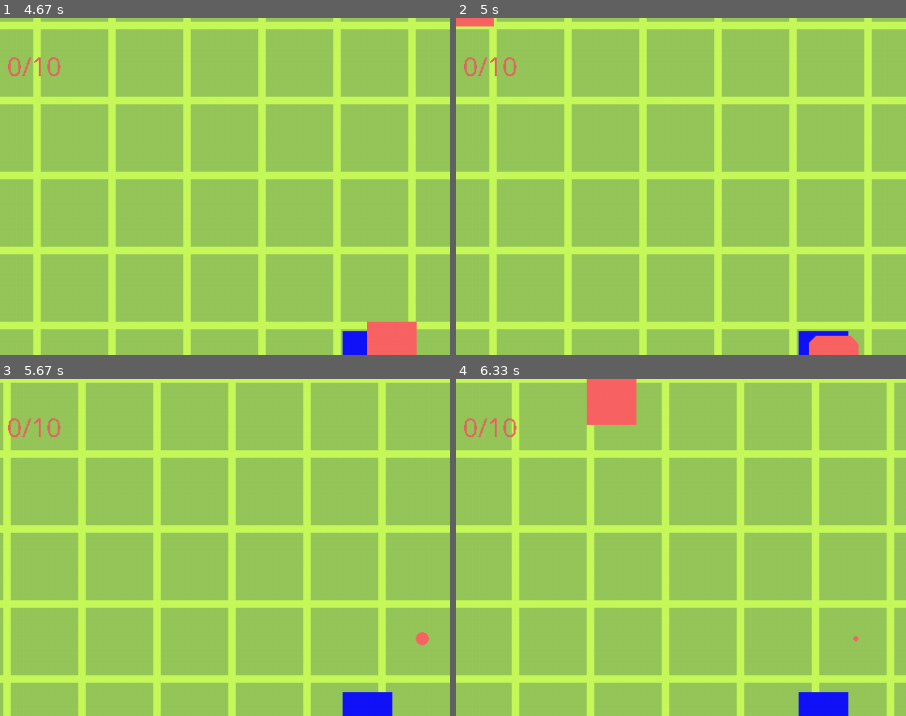
Above: before the commit, frames 1-4 (two rows, left to right).
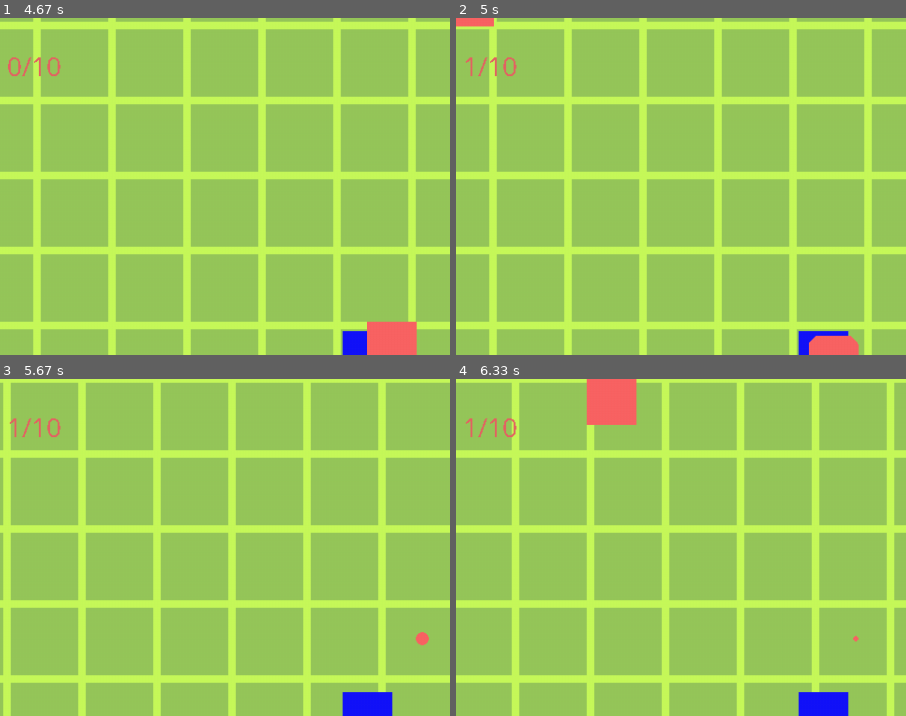
Above: after the commit, the same moments.

Repository: Hariokl/Pygame-2023
Game: pygame game, started from main.py
The game is run twice, just before and just after one commit, with the same random seed, the same clock (stepped at 60 frames per second) and the same inputs.
Inputs (mouse positions are % of the whole screen's width and height, from its top left):
- Up to frame 1 (4.67 s): hold D 0.33-0.8 s; click (46, 54) at 0.88 s; hold W 1.17-1.47 s; move the mouse to (82, 47) at 1.2 s; hold D 1.5-1.97 s; hold A 2-2.53 s; hold S 2.57-2.87 s; hold A 2.9-3.3 s; hold W 3.33-3.7 s; hold D 3.73-4.37 s; click (62, 59) at 4.45 s
- Up to frame 2 (5 s): click (24, 13) at 4.78 s
- Up to frame 3 (5.67 s): hold S 5.07-5.43 s; hold A from 5.47 s (still down)
- Up to frame 4 (6.33 s): release A at 5.93 s; hold D from 5.97 s (still down)
The pictures show only the part of the screen within x 9-59%, y 0-50%; the shares and areas given below are measured in that part.

Frame 1 is identical in both runs. In frame 2, less than 0.1% of the frame differs, in the area x 1-5%, y 11-18%; in frame 3, less than 0.1%; in frame 4, less than 0.1%.

Commit message:
Solved some minor problems

Diff:
--- a/draw_gui.py
+++ b/draw_gui.py
@@ -50,6 +50,8 @@
 
 
 
+
+
 #
 # def gradient_rect(window, left_colour, right_colour, target_rect):
 #     """ Draw a horizontal-gradient filled rectangle covering <target_rect> """
--- a/enemy.py
+++ b/enemy.py
@@ -1,5 +1,6 @@
 import A_star
 import effects
+import player
 import settings as st
 import pygame as pg
 
@@ -36,9 +37,12 @@
         self.exp = 100
         self.hp = hp
         self.max_hp = hp
+        self.damage_countdown = 1
+        self.damage = 1
 
         self.spawn_stop = False
         self.die_stop = None
+        self.is_alive = True
         self.way = None
         self.last_way = None
         self.player_was_at = None
@@ -75,6 +79,12 @@
         # update the position
         self.rect.center = st.positions[self.i]
 
+        self.damage_countdown = max(self.damage_countdown - st.TICK, 0)
+        if self.damage_countdown == 0:
+            if self.rect.colliderect(player.Player.players[0].rect):
+                player.Player.players[0].take_damage(self.damage)
+                self.damage_countdown = 1
+
     def get_stronger(self):
         if self.level == self.max_level:
             return
@@ -102,8 +112,11 @@
             return
         self.hp -= dmg
         if self.hp <= 0:
+            self.is_alive = False
             self.die_stop = False
             self.time = 0
+            Enemy.number_of_enemies -= 1
+            Enemy.number_of_killed += 1
 
     def destroy(self):
         # need to change this
@@ -113,8 +126,6 @@
         st.positions[self.i] = st.positions[0]
         st.all_sprites.remove(self)
         st.enemies_rects.remove(self)
-        Enemy.number_of_enemies -= 1
-        Enemy.number_of_killed += 1
         self.kill()
 
     def new_move(self):
--- a/player.py
+++ b/player.py
@@ -1,3 +1,4 @@
+import numpy as np
 import pygame as pg
 
 import settings as st
@@ -10,7 +11,8 @@
     def __init__(self):
         pg.sprite.Sprite.__init__(self)
         self.image = pg.Surface((st.TILES_WH // 1.5, st.TILES_WH // 1.5))
-        self.image.fill((20, 20, 250))
+        self.color = np.array((20, 20, 250))
+        self.image.fill(self.color)
 
         # treeImage = pg.image.load("images/therock.png")
         # treeImage = pg.transform.scale(treeImage, (st.TILES_WH // 1.5, st.TILES_WH // 1.5))
@@ -20,19 +22,41 @@
         self.rect.center = st.WIDTH // 2, st.HEIGHT // 2
 
         self.weapon = Weapon()
+        self.max_hp = 10
+        self.hp = self.max_hp
 
         self.running = 0, 0
         self.shoot_bool = False
+        self.is_alive = True
+        self.take_damage_countdown = 1
 
         st.all_sprites.add(self)
         Player.players.append(self)
 
     def update(self):
+        self.take_damage_countdown = max(self.take_damage_countdown - st.TICK * 5, 0)
         self.weapon.update()
+
+    def check_health(self):
+        dh = max(self.hp / self.max_hp, 0.1)
+        clr = np.array([(1-dh)*200, 0, -(1-dh)*200])
+        pg.draw.rect(self.image, clr+self.color, (0, 0, *self.rect.size), self.rect.width // 10)
+        pos = self.rect.center
+        self.rect = self.image.get_rect()
+        self.rect.center = pos
+
+    def take_damage(self, dmg):
+        if self.take_damage_countdown:
+            return
+
+        self.hp = max(self.hp - dmg, 0)
+        self.check_health()
+        if self.hp == 0:
+            self.is_alive = False
 
     def move(self, x, y):
         # preparations
-        v = max(st.TILES_WH * 3 // st.FPS, 1)
+        v = max(st.TILES_WH * 3 * st.TICK, 1)
         offset = st.TILES_WH // 10 // 1.5
         x, y = -x, -y
 
--- a/projectile.py
+++ b/projectile.py
@@ -56,9 +56,10 @@
         # look for collision with enemy, if there is then the enemy must be damaged >:D
         for enemy in st.enemies_rects:
             if self.rect.colliderect(enemy.rect):
-                self.destroy()
-                enemy.take_damage(self.damage)
-                break
+                if enemy.is_alive:
+                    enemy.take_damage(self.damage)
+                    self.destroy()
+                    break
 
     def destroy(self):
         # need to change this
